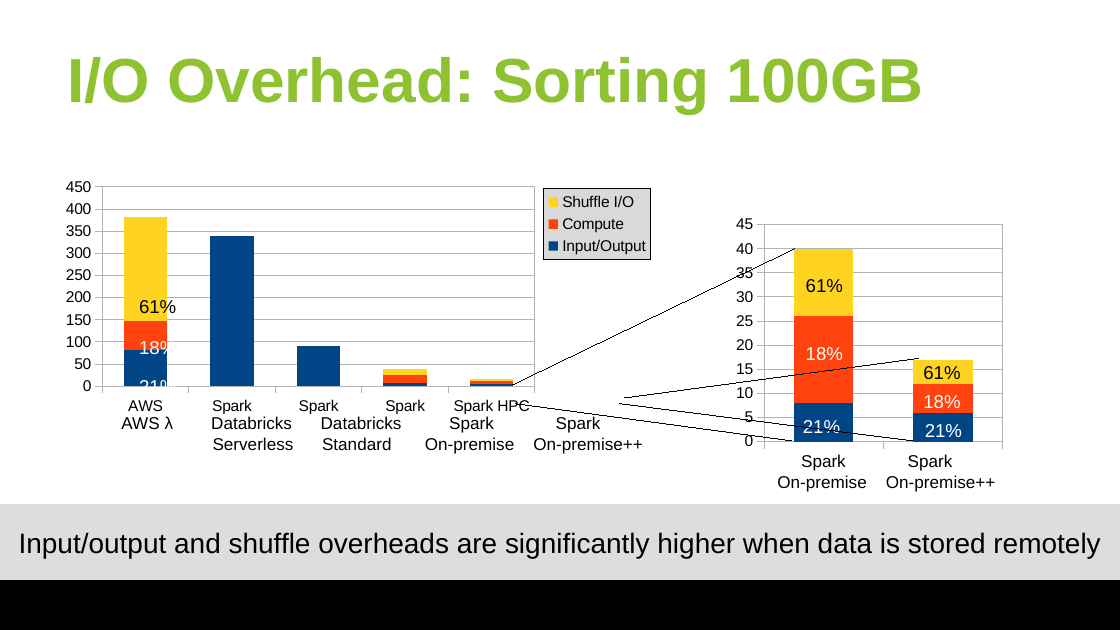
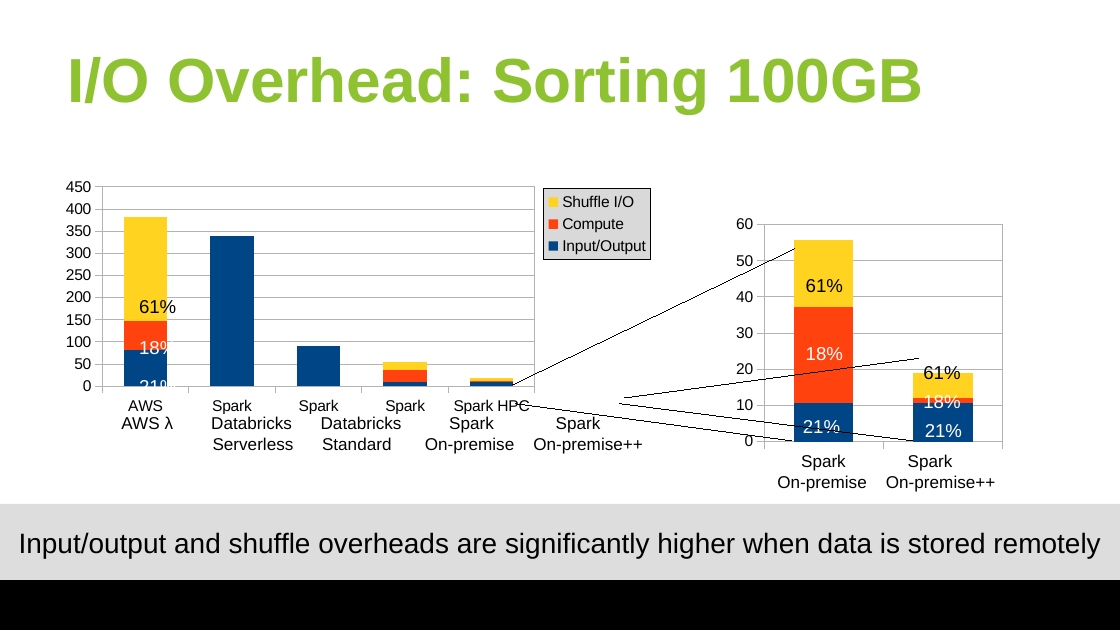
Before and after one commit to huangyibo/spark-summit-18, a slide deck: slide 13 of slides/spark-summit-18.odp (slide 14 before the commit). Drawn at 1120x630 pixels with LibreOffice and Linux fonts; fonts in the diff are those of the drawing; background and template pictures are left out. Boxes give left, top, right and bottom in pixels: in the first picture for what was removed or moved away, otherwise in the second. Text is boxed around its words. In the diff, an @@ line names an element or a change of style, - is before the commit and + after.

Commit message:
slides

```diff
--- a/slides/spark-summit-18.odp
+++ b/slides/spark-summit-18.odp
@@ column stacked chart at [54,172,664,438] @@
@@ Compute, Spark Cluster: 20 to 30 @@
@@ Compute, Spark HPC: 10 to 0 @@
@@ Shuffle I/O, Spark Cluster: 10 to 20 @@
@@ Shuffle I/O, Spark HPC: 0 to 10 @@
@@ column stacked chart at [730,211,1008,475] @@
@@ Series 1, Spark Cluster: 8 to 11 @@
@@ Series 1, Spark HPC: 6 to 11 @@
@@ Series 2, Spark Cluster: 18 to 26 @@
@@ Series 2, Spark HPC: 6 to 2 @@
@@ Series 3, Spark Cluster: 14 to 18 @@
@@ Series 3, Spark HPC: 5 to 7 @@
```
Also in this commit, not shown: 9 other slides changed, 1 slide removed.
